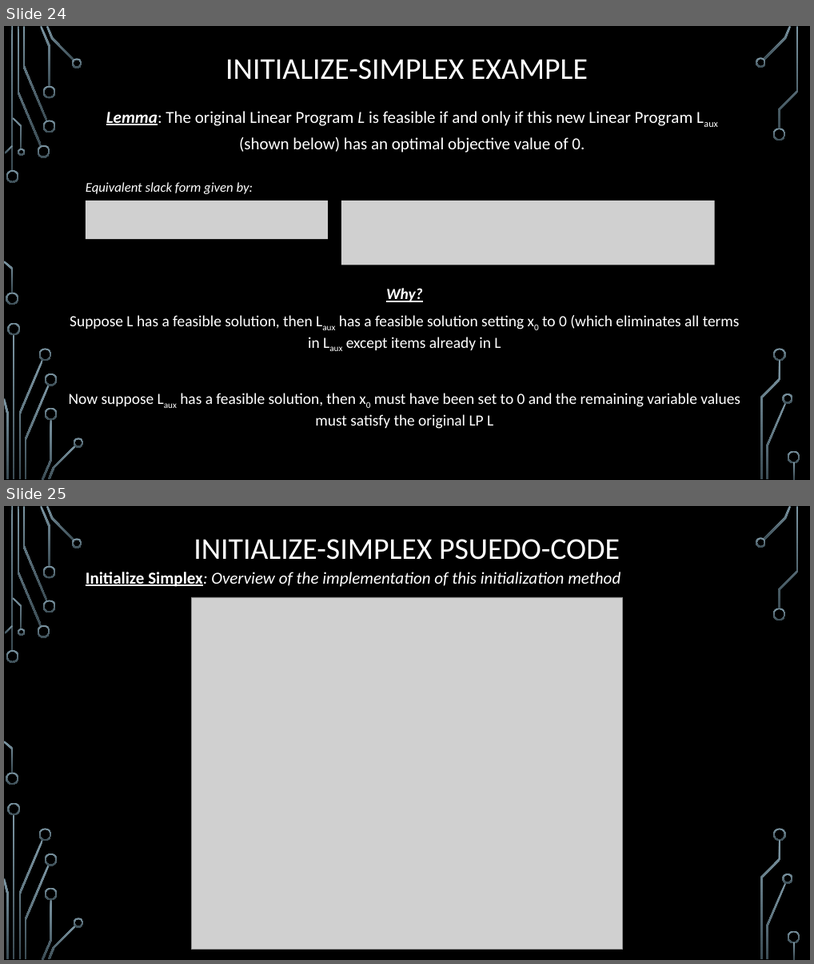
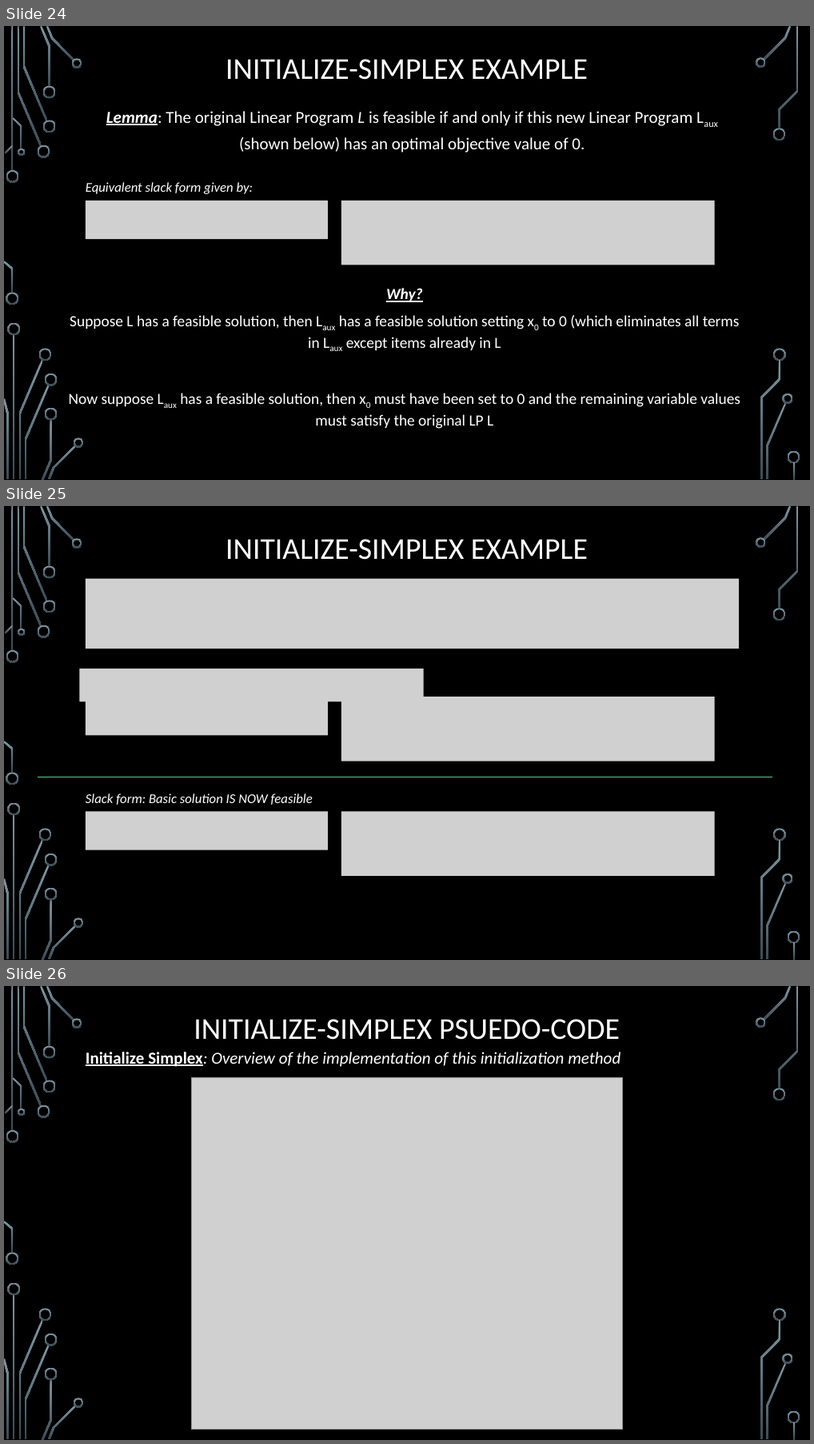
Before and after one commit to janiceeguo/advAlgo, a slide deck: slides/LinearProgramming-part2-Simplex.pptx. Shown one above the other, each under a label of ours: slides 24 and 25 before the commit, slides 24, 25 and 26 after it. The pictures are 814x964 and 814x1444 pixels, drawn with LibreOffice and Linux fonts; fonts in the diff are those of the drawing; grey boxes stand for pictures; background and template pictures are left out. Boxes give left, top, right and bottom in pixels: in the first picture for what was removed or moved away, otherwise in the second. Text is boxed around its words. In the diff, an @@ line names an element or a change of style, - is before the commit and + after.

```diff
--- a/slides/LinearProgramming-part2-Simplex.pptx
+++ b/slides/LinearProgramming-part2-Simplex.pptx
@@ slide 25 added at [4,506,810,960], background picture (left out); not listed: 36 template elements that a slide beside it also shows @@
@@ title added at [226,539,588,560], 36 pt, text #FFFFFF @@
+INITIALIZE-SIMPLEX EXAMPLE
@@ picture added at [86,579,740,648] @@
@@ picture added at [80,668,424,701] @@
@@ picture added at [86,696,328,736] @@
@@ picture added at [342,696,715,761] @@
@@ line added from (38, 776) to (773, 776), #4FD093 0.75 pt @@
@@ text added at [86,793,313,804], 16 pt, text #FFFFFF, italic @@
+Slack form: Basic solution IS NOW feasible
@@ picture added at [86,811,328,850] @@
@@ picture added at [342,811,715,876] @@
@@ what was slide 25 is now slide 26 @@
```
Also in this commit, not shown: 1 other slide added, 3 other files.
